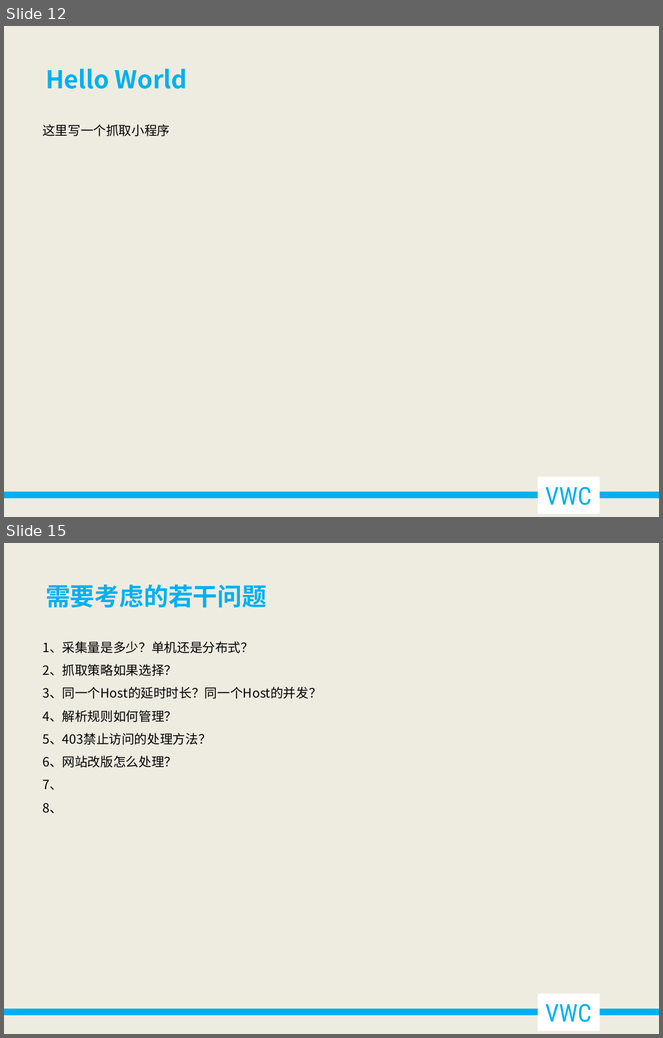
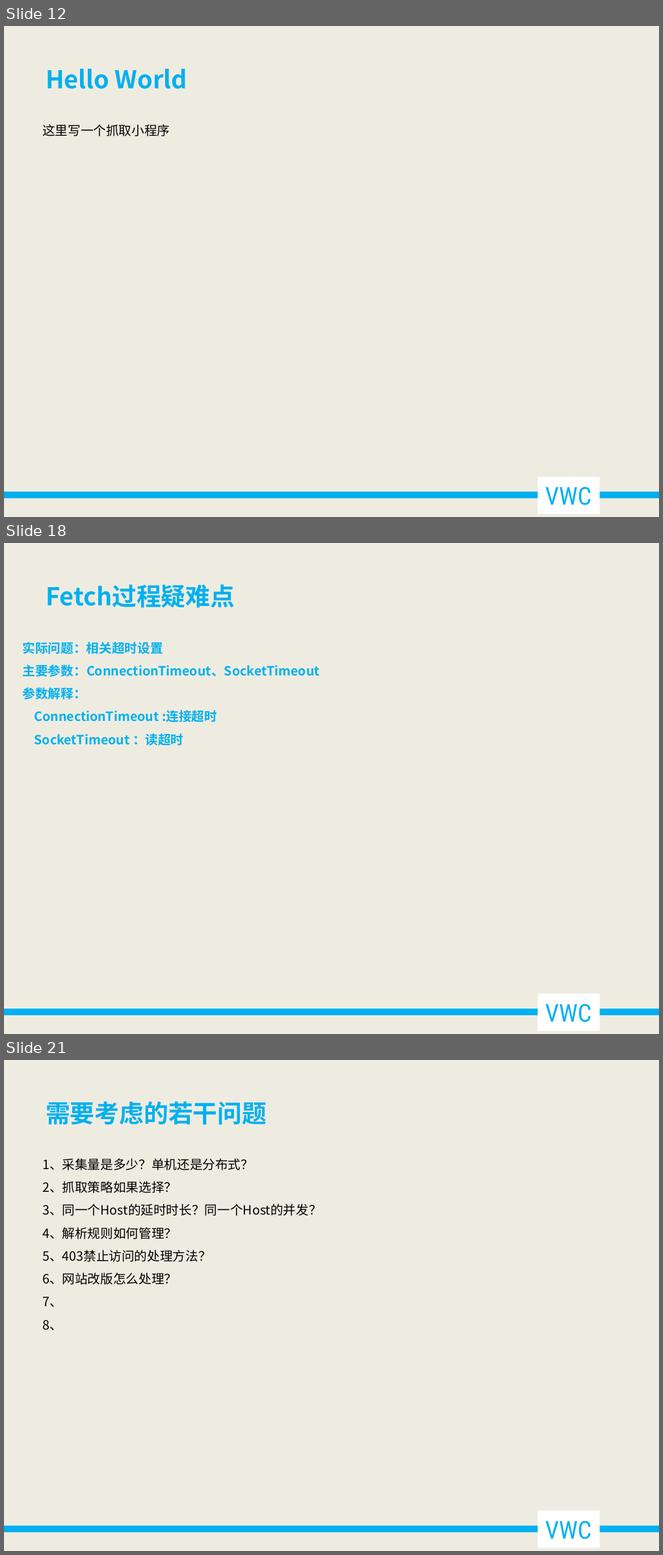
Before and after one commit to qingyu1229/qingyu1229.github.io, a slide deck: _posts/spider/细说垂直型网络爬虫.pptx. Shown one above the other, each under a label of ours: slides 12 and 15 before the commit, slides 12, 18 and 21 after it; the slides between them are not shown. The pictures are 663x1038 and 663x1555 pixels, drawn with LibreOffice and Linux fonts; fonts in the diff are those of the drawing. Boxes give left, top, right and bottom in pixels: in the first picture for what was removed or moved away, otherwise in the second. Text is boxed around its words. In the diff, an @@ line names an element or a change of style, - is before the commit and + after.

```diff
--- a/_posts/spider/细说垂直型网络爬虫.pptx
+++ b/_posts/spider/细说垂直型网络爬虫.pptx
@@ slide 18 added at <box>4,543,659,1034</box>, background #EEECE1; not listed: 2 template elements that a slide beside it also shows @@
@@ text added at <box>46,585,235,608</box>, 27 pt, text #00B0F0, bold @@
+Fetch过程疑难点
@@ text added at <box>23,642,320,746</box>, 14 pt, text #00B0F0, bold @@
+实际问题：相关超时设置
+主要参数：ConnectionTimeout、SocketTimeout
+参数解释：
+ConnectionTimeout :连接超时
+SocketTimeout ：读超时
@@ what was slide 15 is now slide 21 @@
```
Also in this commit, not shown: 3 slides changed, 5 other slides added.
